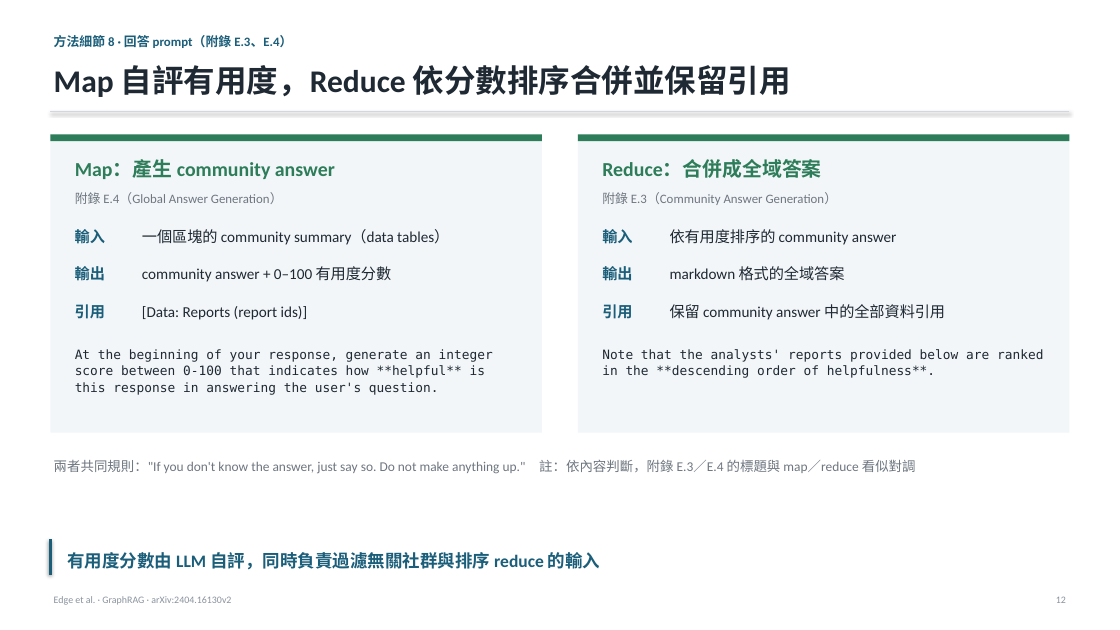
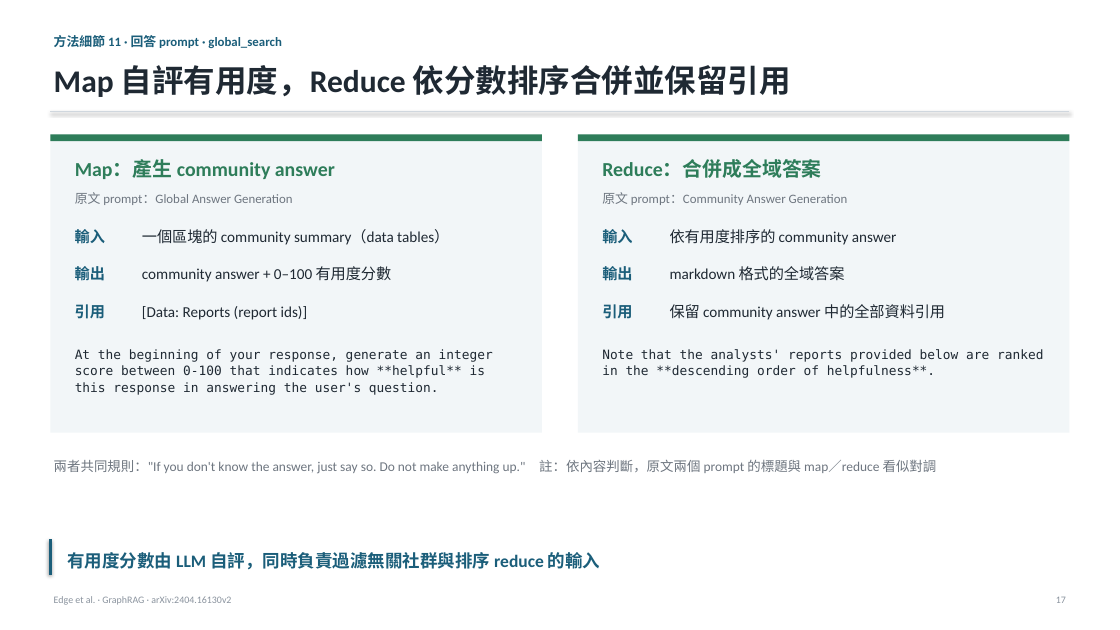
Before and after one commit to Moris-Zhan/CV-RAG-LLM-Papers, a slide deck: slide 17 of RAG/2024_GraphRAG/slides_zh-TW.pptx (slide 12 before the commit). Drawn at 1120x630 pixels with LibreOffice and Linux fonts; fonts in the diff are those of the drawing. Boxes give left, top, right and bottom in pixels: in the first picture for what was removed or moved away, otherwise in the second. Text is boxed around its words. In the diff, an @@ line names an element or a change of style, - is before the commit and + after.

```diff
--- a/RAG/2024_GraphRAG/slides_zh-TW.pptx
+++ b/RAG/2024_GraphRAG/slides_zh-TW.pptx
@@ text at (54, 35, 282, 48): text changed @@
-方法細節 8 · 回答 prompt（附錄 E.3、E.4）
+方法細節 11 · 回答 prompt · global_search
@@ text at (75, 192, 293, 205): text changed @@
-附錄 E.4（Global Answer Generation）
+原文 prompt：Global Answer Generation
@@ text at (602, 192, 848, 205): text changed @@
-附錄 E.3（Community Answer Generation）
+原文 prompt：Community Answer Generation
@@ text at (54, 460, 937, 474): text changed @@
-兩者共同規則："If you don't know the answer, just say so. Do not make anything up." 註：依內容判斷，附錄 E.3／E.4 的標題與 map／reduce 看似對調
+兩者共同規則："If you don't know the answer, just say so. Do not make anything up." 註：依內容判斷，原文兩個 prompt 的標題與 map／reduce 看似對調
```
Also in this commit, not shown: 21 other slides changed, 5 slides added, 5 other files.
